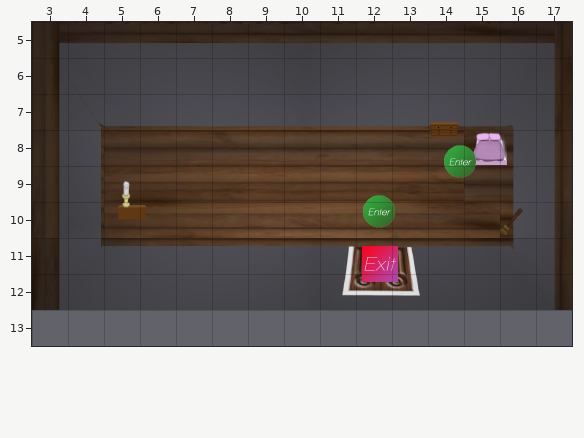
Level history. Tiled map: Tiled Maps/Bedroom.tmx. Above, as it was before the edit.
Cells are 100x100 px. Shown: x 3..17, y 5..13.
Now the later version:
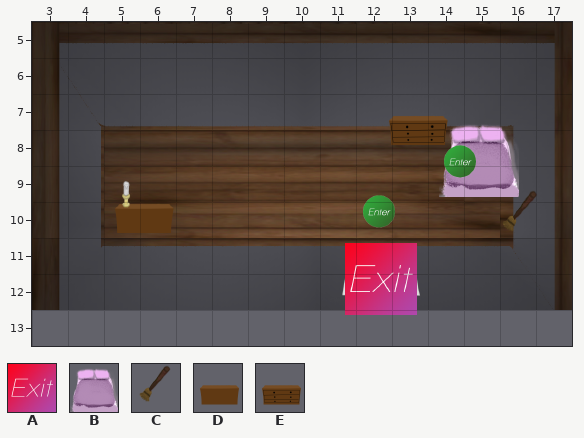
Key: from "ExitObject": A 0; from "bed": B 0; from "broom-standing": C 0; from "dresser-back": D 0; from "dresser-front": E 0.
Objects are placed by their top-left corner, in cells (3,4 is the top-left corner of cell 3,4); size is 1x1 cell unless given.
Difference:
{"where": "layer \"Furniture\""}
{"was": "E at 13.9,7.3", "now": "E at 12.7,6.7 size 2x2"}
{"was": "B at 15.2,8", "now": "B at 14.3,7.7 size 2.2x2.2"}
{"was": "D at 5.2,9.6", "now": "D at 5.1,9.2 size 2x2"}
{"where": "layer \"Entrance_Exits\""}
{"was": "A \"ToLivingRoom\" at 12.2,11.2", "now": "A \"ToLivingRoom\" at 11.7,11.1 size 2x2"}
{"where": "layer \"Broom\""}
{"was": "C at 15.8,10.1", "now": "C at 15.8,9.6 size 1.5x1.5"}
{"label":"changed","picture_box":[389,116,537,235]}
{"label":"changed","picture_box":[115,204,174,233]}
{"label":"changed","picture_box":[345,243,417,315]}
